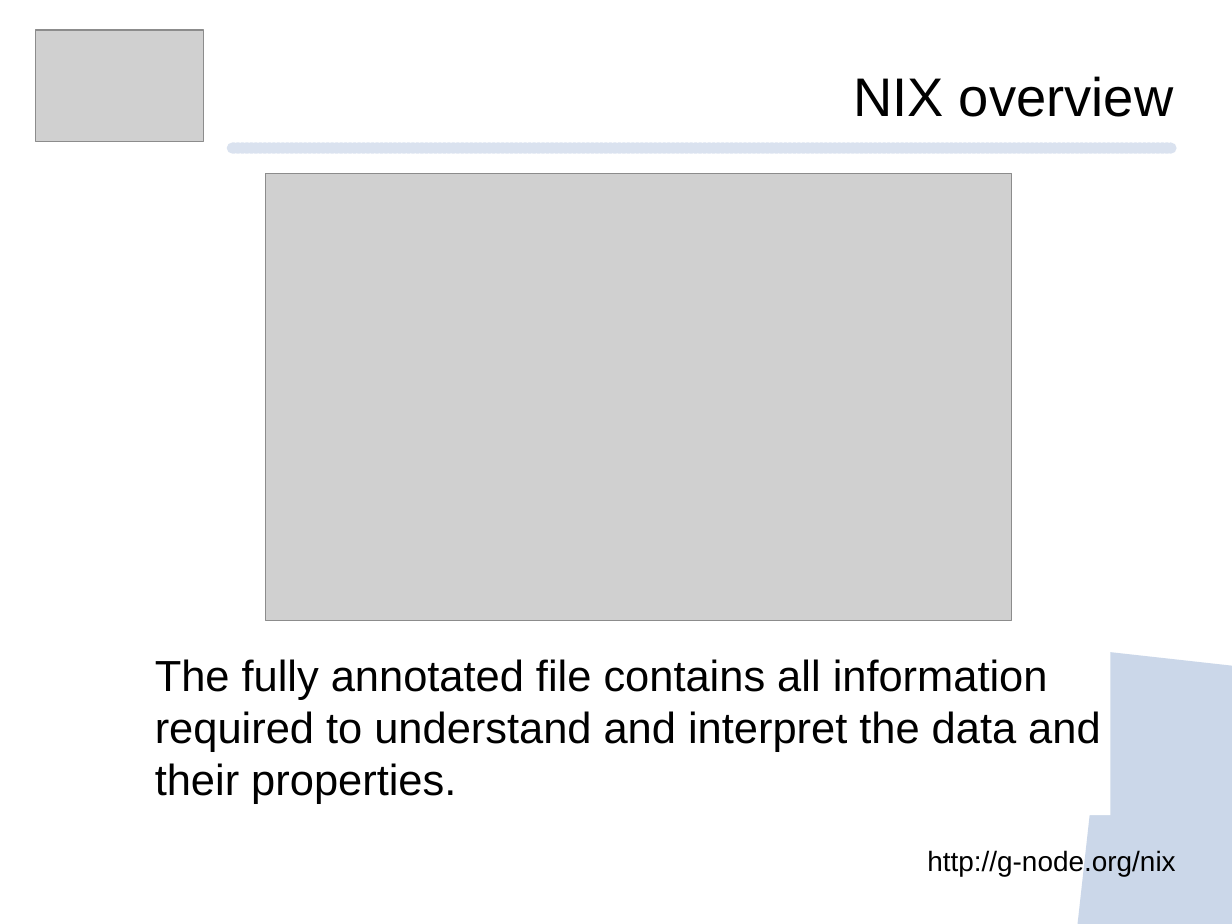
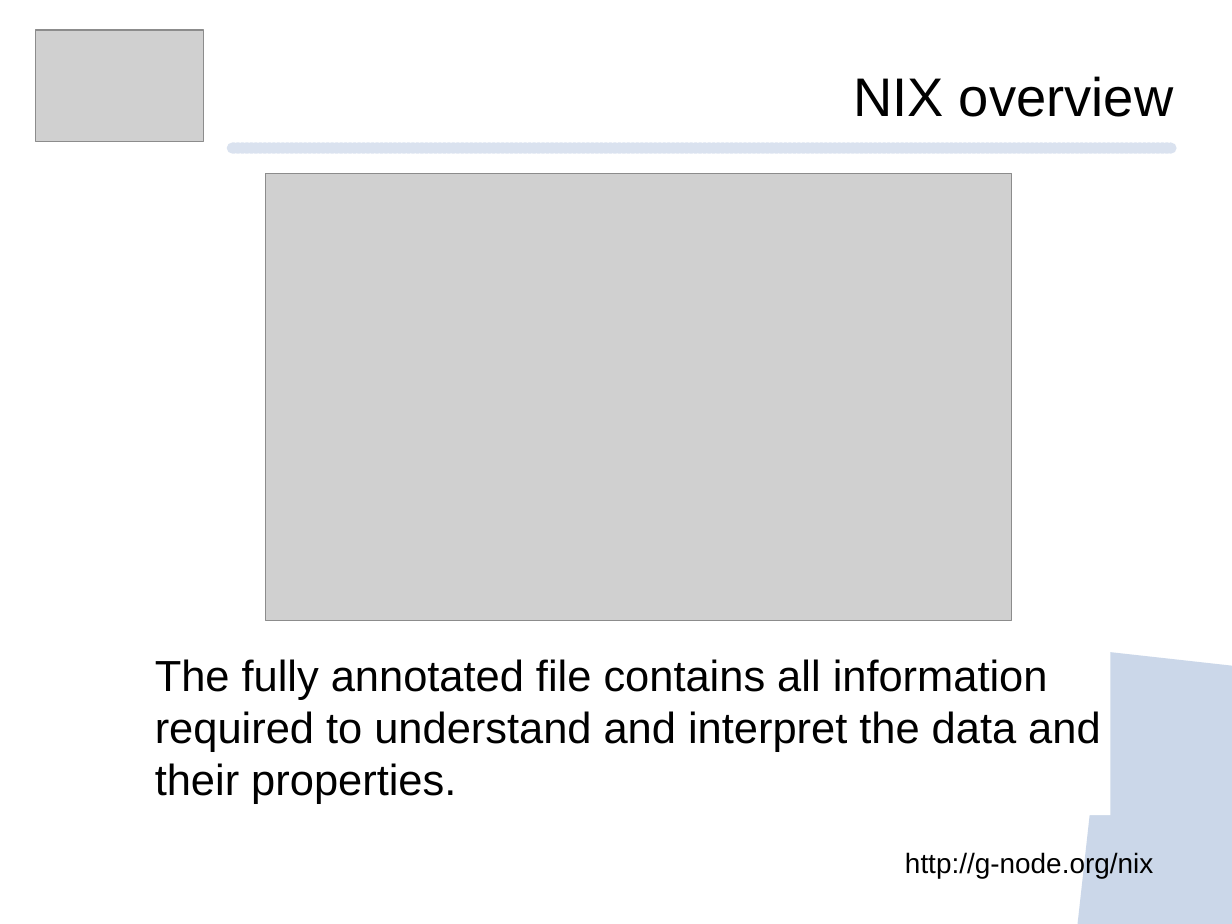
Before and after one commit to mpsonntag/prespost, a slide deck: slide 9 of 202009_BCCN_online/202009_BCCN_Online_conference.odp (slide 8 before the commit). Drawn at 1232x924 pixels with LibreOffice and Linux fonts; fonts in the diff are those of the drawing; grey boxes stand for pictures; background and template pictures are left out. Boxes give left, top, right and bottom in pixels: in the first picture for what was removed or moved away, otherwise in the second. Text is boxed around its words. In the diff, an @@ line names an element or a change of style, - is before the commit and + after.

```diff
--- a/202009_BCCN_online/202009_BCCN_Online_conference.odp
+++ b/202009_BCCN_online/202009_BCCN_Online_conference.odp
@@ text "http://g-node.org/nix": place and size @@
-text "http://g-node.org/nix" at [927,849,1175,876]
+text "http://g-node.org/nix" at [905,852,1153,879]
```
Also in this commit, not shown: 9 other slides changed, 1 slide added.
